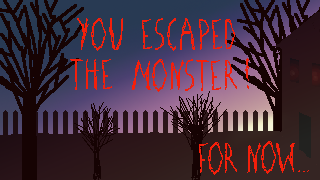
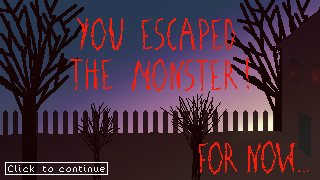
Revision of a layered 320x180 image; what changed, layer by layer:
added layer "Calque #5" above "Calque #2" over bbox(5, 162, 108, 175)
